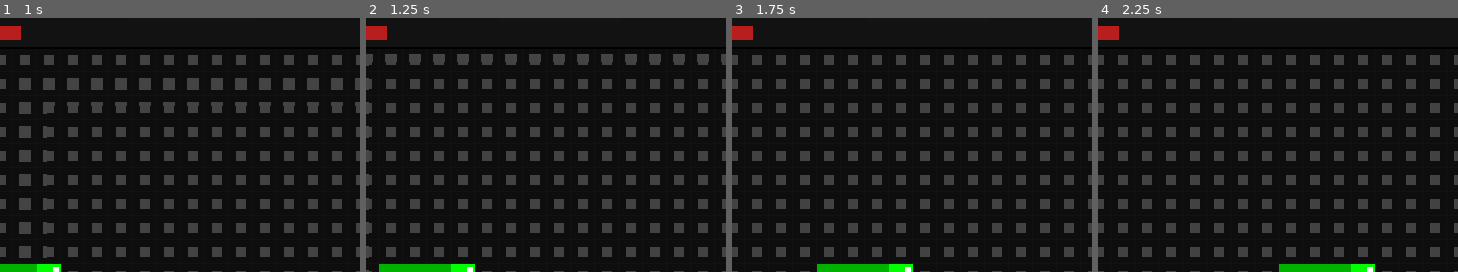
Above: before the commit, frames 1-4 (left to right).
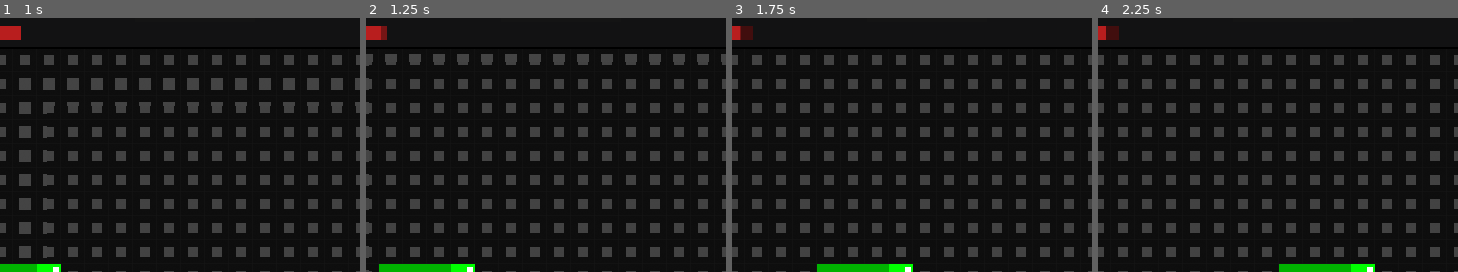
Above: after the commit, the same moments.

Repository: nastex123/snake-godot
Game: Godot game, scene res://Game.tscn
Same seed, same stepped clock (60 frames per second), same inputs: the game is played once before the commit and once after it.
Inputs (mouse positions are % of the whole screen's width and height, from its top left):
- Up to frame 1 (1 s): tap Enter (ui_accept) at 0.5, 0.77 s; move the mouse to (72, 45) at 0.52 s; hold Right (ui_right) from 0.53 s (still down); tap Q at 0.6 s; click (72, 45) at 0.67 s
- Up to frame 2 (1.25 s): keep holding Right (ui_right)
- Up to frame 3 (1.75 s): release Right (ui_right) at 1.25 s; drag from (30, 55) to (53, 62) at 1.27 s
- Up to frame 4 (2.25 s): move the mouse to (60, 28) at 2.02 s; hold Right (ui_right) from 2.03 s (still down); tap Shift at 2.1 s
The pictures show only the part of the screen within x 22-72%, y 9-59%; the shares and areas given below are measured in that part.

Frame 1 is identical in both runs. In frame 2, less than 0.1% of the frame differs, in the area x 4-6%, y 3-9%; in frame 3, 0.2%, in the area x 2-6%, y 3-9%; in frame 4, 0.2%.

Commit message:
Fase 4 — Enemies MVP: Slime + combat + room clearing
- EnemyData.gd: Resource with stats (max_hp, damage, speed, drops)
- Enemy.gd: base Area2D with setup(), take_damage(), die() + signal
- Slime.gd: extends Enemy, grid-based pursuit AI with tween motion
- RoomData.gd: added enemy_spawns array
- MapManager.gd: _generate_spawns() for NORMAL/BOSS rooms
- EventBus.gd: damage_taken + enemy_killed (with xp/gold) signals
- RunManager.gd: take_damage() reduces HP, triggers game_over
- Game.gd: _spawn_enemies(), _check_enemy_collision() grid-based,
  _on_enemy_died() room-clearing, _on_enemy_killed() rewards
- Game.tscn: EnemyContainer, snake_head group (programmatic)
- Bugfix: cache issues with class_name on EventBus -> removed
- Bugfix: Area2D vs PhysicsBody2D collision -> grid-based check

Diff:
--- a/Game.gd
+++ b/Game.gd
@@ -8,15 +8,21 @@
 @onready var hud: HUD = $HUD
 @onready var eat_effects: EatEffects = $GameArea/EatEffects
 @onready var door: Door = $GameArea/Door
+@onready var enemy_container: Node2D = $GameArea/EnemyContainer
 @onready var eb = get_node("/root/EventBus")
 @onready var gm = get_node("/root/GameManager")
 @onready var rm = get_node("/root/RunManager")
 @onready var mm = get_node("/root/MapManager")
 var move_timer := 0.0
 var move_interval := 0.15
+var enemies_alive := 0
+
+var SlimeScene = preload("res://scenes/enemy/Slime.tscn")
+var EnemyDataRes = preload("res://resources/EnemyData.gd")
 func _ready() -> void:
 	food_spawner.setup($GameArea/Food)
 	snake_renderer.setup(snake_head, snake_body, snake_controller)
+	snake_head.add_to_group("snake_head")
 	hud.setup(rm, food_spawner)
 	hud.setup_font()
 	eb.game_over.connect(_on_game_over)
@@ -25,6 +31,8 @@
 	snake_controller.hit_wall.connect(_on_snake_hit)
 	snake_controller.hit_self.connect(_on_snake_hit)
 	snake_controller.reached_door.connect(_on_reached_door)
+	eb.damage_taken.connect(_on_damage_taken)
+	eb.enemy_killed.connect(_on_enemy_killed)
 	reset_game()
 func _process(delta: float) -> void:
 	if gm.current_state == 7:
@@ -49,6 +57,16 @@
 func move_snake() -> void:
 	if snake_controller.move(food_spawner.get_food_pos()):
 		snake_renderer.update_body(snake_controller.snake)
+		_check_enemy_collision()
+
+func _check_enemy_collision() -> void:
+	var head_pos = snake_controller.get_head_pos()
+	for enemy in enemy_container.get_children():
+		if not enemy.is_alive:
+			continue
+		if enemy.grid_pos == head_pos:
+			enemy.take_damage(rm.run_data.stats.damage)
+			eb.damage_taken.emit(enemy.data.damage, enemy.data.enemy_id)
 
 func _on_snake_ate_food(pos: Vector2i) -> void:
 	var s = rm.run_data.stats
@@ -70,9 +88,10 @@
 	hud.update_level(rm.run_data.level)
 	hud.notify_streak(streak_val)
 	eat_effects.play(pos, streak_val)
-	mm.mark_room_cleared()
-	door.set_open(true)
-	snake_controller.set_doors([Vector2i(29, 9)], true)
+	if enemies_alive == 0:
+		mm.mark_room_cleared()
+		door.set_open(true)
+		snake_controller.set_doors([Vector2i(29, 9)], true)
 	food_spawner.spawn(snake_controller.snake)
 	snake_renderer.trigger_growth_flash()
 
@@ -90,9 +109,55 @@
 	snake_controller.reset(Vector2i(2, 9), Vector2i.RIGHT)
 	snake_controller.set_doors([Vector2i(29, 9)], false)
 	snake_renderer.update_body(snake_controller.snake)
+	_spawn_enemies(room)
 	food_spawner.spawn(snake_controller.snake)
 	move_interval = rm.run_data.stats.base_move_interval
 	move_timer = 0.0
+
+func _spawn_enemies(room: RoomData) -> void:
+	for child in enemy_container.get_children():
+		child.queue_free()
+	enemies_alive = 0
+	for spawn in room.enemy_spawns:
+		var pos = Vector2i(spawn.x, spawn.y)
+		var etype = spawn.get("type", "slime")
+		match etype:
+			"slime":
+				var data = EnemyDataRes.new()
+				data.enemy_id = "slime"
+				data.display_name = "Slime"
+				data.max_hp = 30.0
+				data.damage = 10.0
+				data.speed = 1.0
+				data.xp_drop = 10
+				data.gold_drop = 5
+				data.color = Color(0.2, 0.6, 0.2)
+				var slime = SlimeScene.instantiate()
+				slime.setup(data, pos)
+				slime.died.connect(_on_enemy_died)
+				enemy_container.add_child(slime)
+				enemies_alive += 1
+
+func _on_enemy_died(_enemy) -> void:
+	enemies_alive -= 1
+	if enemies_alive <= 0:
+		mm.mark_room_cleared()
+		door.set_open(true)
+		snake_controller.set_doors([Vector2i(29, 9)], true)
+
+func _on_enemy_killed(_type: String, _pos: Vector2, xp: int, gold: int) -> void:
+	rm.add_score(gold)
+	rm.add_gold(gold)
+	rm.add_xp(xp)
+	hud.update_score(rm.run_data.score)
+	hud.update_gold(rm.run_data.gold)
+	hud.set_xp(rm.run_data.xp, rm.run_data.level * 50)
+	hud.notify_xp(xp)
+	hud.notify_gold(gold)
+
+func _on_damage_taken(amount: float, _source: String) -> void:
+	rm.take_damage(amount)
+	hud.set_hp(rm.run_data.stats.hp, rm.run_data.stats.hp_max)
 
 func _update_combo(delta: float) -> void:
 	var combo = rm.run_data.get("combo_time", 0.0)
--- a/Game.tscn
+++ b/Game.tscn
@@ -97,6 +97,8 @@
 z_index = 2
 script = ExtResource("17_gd")
 
+[node name="EnemyContainer" type="Node2D" parent="GameArea" unique_id=374860925]
+
 [node name="AudioManager" type="Node" parent="." unique_id=482437364]
 script = ExtResource("8_gd")
 
--- a/autoload/EventBus.gd
+++ b/autoload/EventBus.gd
@@ -1,8 +1,7 @@
 extends Node
-class_name EventBus
 
 signal food_eaten(position: Vector2i, streak: int)
-signal enemy_killed(enemy_type: String, position: Vector2)
+signal enemy_killed(enemy_type: String, position: Vector2, xp: int, gold: int)
 signal damage_dealt(target: Node, amount: float, type: int)
 signal xp_gained(amount: int)
 signal gold_gained(amount: int)
@@ -14,3 +13,4 @@
 signal boss_phase_changed(phase: int)
 signal game_over(reason: String)
 signal reset_requested()
+signal damage_taken(amount: float, source: String)
--- a/autoload/MapManager.gd
+++ b/autoload/MapManager.gd
@@ -23,7 +23,20 @@
 		room.is_boss = types[i] == RoomData.Type.BOSS
 		if i < types.size() - 1:
 			room.connections = [i + 1]
+		room.enemy_spawns = _generate_spawns(types[i], i)
 		rooms.append(room)
+
+func _generate_spawns(type: RoomData.Type, _index: int) -> Array[Dictionary]:
+	var spawns: Array[Dictionary] = []
+	match type:
+		RoomData.Type.NORMAL:
+			var count = 2 if _index < 3 else 3
+			for j in count:
+				spawns.append({"x": 8 + j * 3, "y": 9, "type": "slime"})
+		RoomData.Type.BOSS:
+			for j in 4:
+				spawns.append({"x": 7 + j * 5, "y": 9, "type": "slime"})
+	return spawns
 
 func get_current_room() -> RoomData:
 	if current_room_index < rooms.size():
--- a/autoload/RunManager.gd
+++ b/autoload/RunManager.gd
@@ -70,3 +70,9 @@
 
 func set_combo_time(value: float) -> void:
 	run_data.combo_time = value
+
+func take_damage(amount: float) -> void:
+	var stats = run_data.stats
+	stats.hp = max(0.0, stats.hp - amount)
+	if stats.hp <= 0:
+		get_node("/root/EventBus").game_over.emit("death")
--- /dev/null
+++ b/resources/EnemyData.gd
@@ -0,0 +1,13 @@
+extends Resource
+
+enum EnemyType { SLIME, SPIDER, TOWER, GHOST, WORM, ELITE }
+
+var enemy_id: String = ""
+var enemy_type: int = EnemyType.SLIME
+var display_name: String = "Slime"
+var max_hp: float = 30.0
+var damage: float = 10.0
+var speed: float = 1.0
+var xp_drop: int = 10
+var gold_drop: int = 5
+var color: Color = Color(0.2, 0.6, 0.2)
--- a/resources/RoomData.gd
+++ b/resources/RoomData.gd
@@ -8,3 +8,4 @@
 @export var is_cleared: bool = false
 @export var is_boss: bool = false
 @export var connections: Array[int] = []
+@export var enemy_spawns: Array[Dictionary] = []
--- /dev/null
+++ b/scenes/enemy/Enemy.gd
@@ -0,0 +1,39 @@
+extends Area2D
+
+signal died(enemy)
+signal hp_changed(current: float, max_hp: float)
+
+var data
+var current_hp: float = 0.0
+var is_alive: bool = true
+var grid_pos: Vector2i
+
+func setup(enemy_data, position: Vector2i) -> void:
+	data = enemy_data
+	grid_pos = position
+	global_position = Vector2(position) * 24 + Vector2(12, 12)
+	current_hp = data.max_hp
+	hp_changed.emit(current_hp, data.max_hp)
+
+
+func take_damage(amount: float) -> void:
+	if not is_alive:
+		return
+	current_hp -= amount
+	hp_changed.emit(current_hp, data.max_hp)
+	var tw = create_tween()
+	tw.tween_property(self, "modulate", Color.WHITE, 0.05)
+	if current_hp <= 0:
+		die()
+
+func die() -> void:
+	is_alive = false
+	died.emit(self)
+	var eb = get_node("/root/EventBus")
+	if eb:
+		eb.enemy_killed.emit(data.enemy_id, global_position, data.xp_drop, data.gold_drop)
+	var tw = create_tween()
+	tw.set_parallel(true)
+	tw.tween_property(self, "scale", Vector2.ZERO, 0.25).set_trans(Tween.TRANS_CUBIC).set_ease(Tween.EASE_IN)
+	tw.tween_property(self, "modulate:a", 0.0, 0.25)
+	tw.tween_callback(queue_free)
--- /dev/null
+++ b/scenes/enemy/Enemy.tscn
@@ -0,0 +1,8 @@
+[gd_scene format=3 uid="uid://denemy01tp5"]
+[ext_resource type="Script" path="res://scenes/enemy/Enemy.gd" id="1_a6b1f"]
+[sub_resource type="RectangleShape2D" id="1"]
+[node name="Enemy" type="Area2D" node_paths=PackedStringArray()]
+script = ExtResource("1_a6b1f")
+z_index = 3
+[node name="CollisionShape2D" type="CollisionShape2D" parent="."]
+shape = SubResource("1")
--- /dev/null
+++ b/scenes/enemy/Slime.gd
@@ -0,0 +1,38 @@
+extends "res://scenes/enemy/Enemy.gd"
+
+var move_timer: float = 0.0
+var move_interval: float = 0.8
+var _target_pos: Vector2
+
+func _ready() -> void:
+	move_interval = 0.8 / data.speed
+
+func _process(delta: float) -> void:
+	if not is_alive:
+		return
+	move_timer += delta
+	if move_timer >= move_interval:
+		move_timer = 0.0
+		_move_toward_player()
+
+func _move_toward_player() -> void:
+	var game = get_node("/root/Game")
+	if not game:
+		return
+	var sc = game.get_node("GameArea/SnakeController")
+	var player_pos = sc.get_head_pos()
+	if player_pos == grid_pos:
+		return
+	var dir = player_pos - grid_pos
+	var move_dir: Vector2i
+	if abs(dir.x) > abs(dir.y):
+		move_dir = Vector2i(sign(dir.x), 0)
+	else:
+		move_dir = Vector2i(0, sign(dir.y))
+	var new_pos = grid_pos + move_dir
+	if new_pos.x < 0 or new_pos.x >= 30 or new_pos.y < 0 or new_pos.y >= 18:
+		return
+	grid_pos = new_pos
+	_target_pos = Vector2(grid_pos) * 24 + Vector2(12, 12)
+	var tw = create_tween()
+	tw.tween_property(self, "global_position", _target_pos, move_interval * 0.85).set_trans(Tween.TRANS_CUBIC).set_ease(Tween.EASE_OUT)
--- /dev/null
+++ b/scenes/enemy/Slime.tscn
@@ -0,0 +1,8 @@
+[gd_scene format=3 uid="uid://dslime01tp5"]
+[ext_resource type="Script" path="res://scenes/enemy/Slime.gd" id="1_b7c3d"]
+[sub_resource type="RectangleShape2D" id="1"]
+[node name="Slime" type="Area2D" node_paths=PackedStringArray()]
+script = ExtResource("1_b7c3d")
+z_index = 3
+[node name="CollisionShape2D" type="CollisionShape2D" parent="."]
+shape = SubResource("1")
Not shown, added: resources/EnemyData.gd.uid
Not shown, added: scenes/enemy/Enemy.gd.uid
Not shown, added: scenes/enemy/Slime.gd.uid
